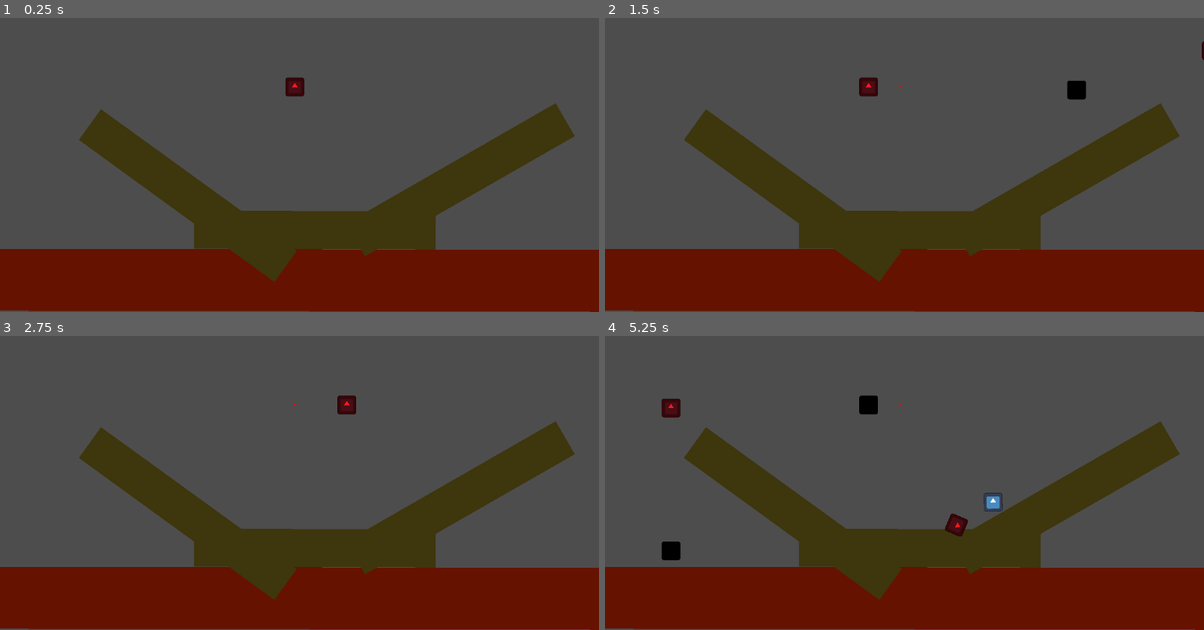
Above: before the commit, frames 1-4 (two rows, left to right).
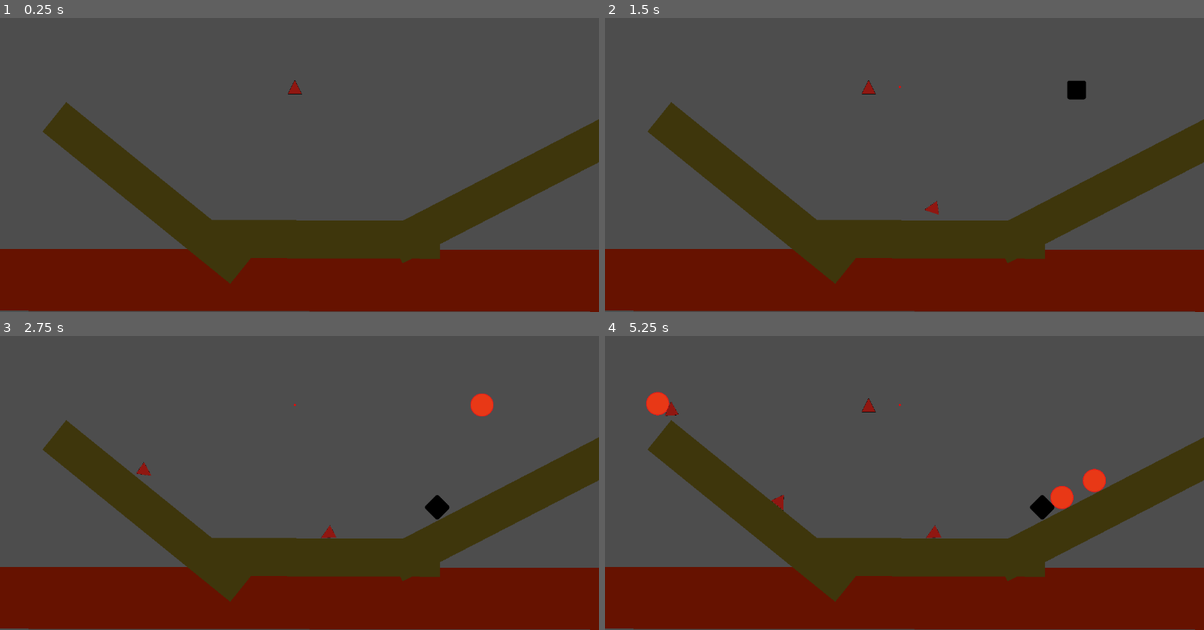
Above: after the commit, the same moments.

Repository: CodyI20/stacking-boxes
Game: Godot game, scene res://Scenes/game.tscn
Same seed, same stepped clock (60 frames per second), same inputs: the game is played once before the commit and once after it. The project has no main scene, so this scene is started directly. The engine's default icon, where the game draws it, is replaced by a stand-in: a white triangle on a blue panel in a dark square.
Inputs:
- Up to frame 1 (0.25 s): no input
- Up to frame 2 (1.5 s): tap Enter at 0.5 s; hold D (Right) 0.53-1.28 s; tap Space (Space) at 0.6, 1.35 s; hold A (Left) from 1.28 s (still down)
- Up to frame 3 (2.75 s): release A (Left) at 2.03 s; hold D (Right) from 2.03 s (still down); tap Space (Space) at 2.1 s
- Up to frame 4 (5.25 s): tap Space (Space) every 0.75 s from 2.85 to 5.1 s; release D (Right) at 3.53 s; hold A (Left) from 3.53 s (still down)

The runs differ from the first frame. In frame 1, 14% of the frame differs, in the area x 7-100%, y 20-91%; in frame 2, 14%; in frame 3, 14%; in frame 4, 15%, in the area x 6-100%, y 18-91%.

Commit message:
Updates + Fixes
 - Added new visuals for the stackable objects ( Imported a few .pngs to represent each object's collision accordingly )
 - Improved the stackable object logic by adding checks for when the object enters and leaves a safe area, and a timer until it becomes static
 - Gave the signals related to the stackable objects a parameter (Node2D) with the object that should be affected, so that it won't allow all instances to react to it
 - Changed both the scripts that were calling the signals and the ones that had methods connecting to it accordingly
 - Changed the bounciness of the bouncy material to look and feel more realistic
 - Created a new scene for the table

Diff:
--- a/GDScripts/Global/Events.gd
+++ b/GDScripts/Global/Events.gd
@@ -1,5 +1,6 @@
 extends Node
 
 # STACKABLE OBJECT
-signal object_released
-signal object_hit_safe_ground
+signal object_released(object: Node2D)
+signal object_hit_safe_ground(object: Node2D)
+signal object_left_safe_ground_early(object: Node2D)
--- a/GDScripts/base_stackable_object.gd
+++ b/GDScripts/base_stackable_object.gd
@@ -2,12 +2,21 @@
 
 @export var move_speed := 10.0
 
+var object_released := false
+var object_entered_safe_area := false
+
+var static_turn_time := 0.3
+var timer := 0.0
+
 func _ready() -> void:
 	freeze = true
-	Events.object_hit_safe_ground.connect(object_hit_safe_ground)
+	Events.object_hit_safe_ground.connect(on_object_hit_safe_ground_deferred)
+	Events.object_released.connect(on_object_released)
+	Events.object_left_safe_ground_early.connect(on_object_left_safe_ground)
 
+#region RELEASE LOGIC
 func pre_release_process() -> void:
-	if freeze == false:
+	if object_released == true:
 		return
 	var direction := Input.get_axis("Left","Right")
 	global_position.x += move_speed * direction
@@ -17,17 +26,48 @@
 
 func try_release_process() -> void:
 	if Input.is_action_just_pressed("Space"):
-		Events.object_released.emit()
+		Events.object_released.emit(self)
 		freeze = false
 
 		# Reset the velocity to make sure the object doesn't fly off due to any previous movement while frozen
 		linear_velocity = Vector2.ZERO
 
-func object_hit_safe_ground() -> void:
-		print_debug("HIT SAFE GROUND AND VELOCITY IS VERY LITTLE ... FREEZING")
+func on_object_released(object: Node2D) -> void:
+	if object != self:
+		return
+	object_released = true
+#endregion
+#region SAFE GROUND CHECK LOGIC
+func on_object_hit_safe_ground_deferred(object: Node2D) -> void:
+	call_deferred("object_hit_safe_ground", object)
+
+func object_hit_safe_ground(object: Node2D) -> void:
+	if object != self:
+		return
+	object_entered_safe_area = true
+
+func on_object_left_safe_ground(object: Node2D) -> void:
+	if object != self:
+		return
+	object_entered_safe_area = false
+#endregion
+#region TURN STATIC LOGIC
+func make_static() -> void:
+	freeze = true
+
+func freeze_object_process(delta: float) -> void:
+	if object_entered_safe_area == true:
+		timer += delta
+	else:
+		timer = 0.0
+	if timer >= static_turn_time and linear_velocity < Vector2(0.001, 0.001) and angular_velocity < 0.001:
+		make_static()
+#endregion
 
 func _process(delta: float) -> void:
 	try_release_process()
+	freeze_object_process(delta)
+
 
 func _physics_process(delta: float) -> void:
 	pre_release_process()
--- a/GDScripts/stackable_object_spawner.gd
+++ b/GDScripts/stackable_object_spawner.gd
@@ -35,7 +35,7 @@
 	# Add it as child to the Node this script is attached to
 	add_child(scene_instance)
 
-func on_object_released() -> void:
+func on_object_released(object: Node2D) -> void:
 	# Allow spawn
 	can_spawn = true
 
--- a/GDScripts/table.gd
+++ b/GDScripts/table.gd
@@ -4,4 +4,8 @@
 
 # Won't check for the layer the body is in since the Area2D has a mask for that layer only already
 func _on_area_2d_body_entered(body: Node2D) -> void:
-	Events.object_hit_safe_ground.emit()
+	Events.object_hit_safe_ground.emit(body)
+
+
+func _on_area_2d_body_exited(body: Node2D) -> void:
+	Events.object_left_safe_ground_early.emit(body)
--- a/Resources/PhysicsMaterials/bouncy_material.tres
+++ b/Resources/PhysicsMaterials/bouncy_material.tres
@@ -2,4 +2,4 @@
 
 [resource]
 friction = 0.7
-bounce = 0.5
+bounce = 0.15
--- a/Scenes/Inherited/StackableObject/Base/base_stackable_object.tscn
+++ b/Scenes/Inherited/StackableObject/Base/base_stackable_object.tscn
@@ -2,21 +2,20 @@
 
 [ext_resource type="PhysicsMaterial" uid="uid://cmt6cvr6etpd0" path="res://Resources/PhysicsMaterials/bouncy_material.tres" id="1_03fib"]
 [ext_resource type="Script" path="res://GDScripts/base_stackable_object.gd" id="2_4ujyi"]
-[ext_resource type="Texture2D" uid="uid://d3qpf0cd85116" path="res://Art/icon.svg" id="2_op177"]
+[ext_resource type="Texture2D" uid="uid://c5v6gd5t6byys" path="res://Art/Red_Circle(small).svg.png" id="3_r8tn4"]
 
 [sub_resource type="CircleShape2D" id="CircleShape2D_rucqf"]
-radius = 25.0
+radius = 22.0
 
 [node name="BaseStackableObject" type="RigidBody2D"]
 collision_layer = 2
 collision_mask = 3
 physics_material_override = ExtResource("1_03fib")
-freeze_mode = 1
 script = ExtResource("2_4ujyi")
 
 [node name="Icon" type="Sprite2D" parent="."]
-scale = Vector2(0.28125, 0.28125)
-texture = ExtResource("2_op177")
+scale = Vector2(0.043457, 0.043457)
+texture = ExtResource("3_r8tn4")
 
 [node name="CollisionShape2D" type="CollisionShape2D" parent="."]
 shape = SubResource("CircleShape2D_rucqf")
--- a/Scenes/Inherited/StackableObject/square_stackable_object.tscn
+++ b/Scenes/Inherited/StackableObject/square_stackable_object.tscn
@@ -1,6 +1,7 @@
-[gd_scene load_steps=3 format=3 uid="uid://dksuxerf2dxlo"]
+[gd_scene load_steps=4 format=3 uid="uid://dksuxerf2dxlo"]
 
 [ext_resource type="PackedScene" uid="uid://dbo7mjohyjxd7" path="res://Scenes/Inherited/StackableObject/Base/base_stackable_object.tscn" id="1_m84s1"]
+[ext_resource type="Texture2D" uid="uid://d3qpf0cd85116" path="res://Art/icon.svg" id="2_nxcaf"]
 
 [sub_resource type="RectangleShape2D" id="RectangleShape2D_c7m2b"]
 size = Vector2(36, 36)
@@ -9,6 +10,8 @@
 
 [node name="Icon" parent="." index="0"]
 modulate = Color(0, 0, 0, 1)
+scale = Vector2(0.28125, 0.28125)
+texture = ExtResource("2_nxcaf")
 
 [node name="CollisionShape2D" parent="." index="1"]
 shape = SubResource("RectangleShape2D_c7m2b")
--- a/Scenes/Inherited/StackableObject/triangle_stackable_object.tscn
+++ b/Scenes/Inherited/StackableObject/triangle_stackable_object.tscn
@@ -1,15 +1,18 @@
-[gd_scene load_steps=2 format=3 uid="uid://cgou0t5ipd28r"]
+[gd_scene load_steps=3 format=3 uid="uid://cgou0t5ipd28r"]
 
 [ext_resource type="PackedScene" uid="uid://dbo7mjohyjxd7" path="res://Scenes/Inherited/StackableObject/Base/base_stackable_object.tscn" id="1_nyalq"]
+[ext_resource type="Texture2D" uid="uid://bdaj8vaaw2ynf" path="res://Art/Basic_triangle.svg.png" id="2_r6f38"]
 
 [node name="TriangleStackableObject" instance=ExtResource("1_nyalq")]
 
 [node name="Icon" parent="." index="0"]
 modulate = Color(1, 0.0984113, 0.117599, 1)
+scale = Vector2(0.0266113, 0.0266113)
+texture = ExtResource("2_r6f38")
 
 [node name="CollisionPolygon2D" type="CollisionPolygon2D" parent="." index="1"]
 position = Vector2(7, -1)
-polygon = PackedVector2Array(-7, -16, -20, 17, 7, 17)
+polygon = PackedVector2Array(-7, -12, -21, 14, 6, 14)
 
 [node name="CollisionShape2D" parent="." index="2"]
 visible = false
--- a/Scenes/game.tscn
+++ b/Scenes/game.tscn
@@ -1,14 +1,11 @@
-[gd_scene load_steps=6 format=3 uid="uid://c1ghchp5wgott"]
+[gd_scene load_steps=5 format=3 uid="uid://c1ghchp5wgott"]
 
 [ext_resource type="Script" path="res://GDScripts/floor.gd" id="1_lypt3"]
-[ext_resource type="Script" path="res://GDScripts/table.gd" id="2_vv4kw"]
+[ext_resource type="PackedScene" uid="uid://b2u382a5oyxvh" path="res://Scenes/table.tscn" id="2_rpkw3"]
 [ext_resource type="Script" path="res://GDScripts/stackable_object_spawner.gd" id="3_gklty"]
 
 [sub_resource type="RectangleShape2D" id="RectangleShape2D_cay3g"]
 size = Vector2(1611, 138)
-
-[sub_resource type="RectangleShape2D" id="RectangleShape2D_7myd1"]
-size = Vector2(1547.52, 140.428)
 
 [node name="Game" type="Node2D"]
 
@@ -27,68 +24,19 @@
 position = Vector2(-3, 7)
 shape = SubResource("RectangleShape2D_cay3g")
 
-[node name="TABLE" type="StaticBody2D" parent="."]
-position = Vector2(412, 143)
-scale = Vector2(0.305004, 0.591049)
-script = ExtResource("2_vv4kw")
+[node name="TABLE" parent="." instance=ExtResource("2_rpkw3")]
+position = Vector2(420, 161)
 
-[node name="CollisionPolygon2D" type="CollisionPolygon2D" parent="TABLE"]
-position = Vector2(-132.27, 523)
-scale = Vector2(1.33106, 1)
-polygon = PackedVector2Array(1, 1, 1, 125, 1151, 126, 1151, 1)
+[node name="TABLE2" parent="." instance=ExtResource("2_rpkw3")]
+position = Vector2(352, 27)
+rotation = 0.677606
 
-[node name="Polygon2D" type="Polygon2D" parent="TABLE/CollisionPolygon2D"]
-position = Vector2(578.862, 54)
-scale = Vector2(1.38603, 1.02675)
-color = Color(0.246395, 0.212115, 0.0493611, 1)
-offset = Vector2(-580.376, -50.1272)
-polygon = PackedVector2Array(165.362, -1, 165.362, 119, 991.645, 122, 991.645, 1)
-
-[node name="Area2D" type="Area2D" parent="TABLE"]
-position = Vector2(626.221, 588.784)
-collision_mask = 2
-
-[node name="CollisionShape2D" type="CollisionShape2D" parent="TABLE/Area2D"]
-position = Vector2(0, -5.92181)
-shape = SubResource("RectangleShape2D_7myd1")
-
-[node name="TABLEPART" type="StaticBody2D" parent="."]
-position = Vector2(544, 190)
-rotation = -0.524239
-scale = Vector2(0.305004, 0.591049)
-
-[node name="CollisionPolygon2D" type="CollisionPolygon2D" parent="TABLEPART"]
-position = Vector2(-132.27, 523)
-scale = Vector2(1.33106, 1)
-polygon = PackedVector2Array(1, 1, 1, 125, 1151, 126, 1151, 1)
-
-[node name="Polygon2D" type="Polygon2D" parent="TABLEPART/CollisionPolygon2D"]
-position = Vector2(578.862, 54)
-scale = Vector2(1.38603, 1.02675)
-color = Color(0.246395, 0.212115, 0.0493611, 1)
-offset = Vector2(-580.376, -50.1272)
-polygon = PackedVector2Array(165.362, -1, 165.362, 119, 991.645, 122, 991.645, 1)
-
-[node name="TABLEPART2" type="StaticBody2D" parent="."]
-position = Vector2(407, 29)
-rotation = 0.624507
-scale = Vector2(0.305004, 0.591049)
-
-[node name="CollisionPolygon2D" type="CollisionPolygon2D" parent="TABLEPART2"]
-position = Vector2(-132.27, 523)
-scale = Vector2(1.33106, 1)
-polygon = PackedVector2Array(1, 1, 1, 125, 1151, 126, 1151, 1)
-
-[node name="Polygon2D" type="Polygon2D" parent="TABLEPART2/CollisionPolygon2D"]
-position = Vector2(578.862, 54)
-scale = Vector2(1.38603, 1.02675)
-color = Color(0.246395, 0.212115, 0.0493611, 1)
-offset = Vector2(-580.376, -50.1272)
-polygon = PackedVector2Array(165.362, -1, 165.362, 119, 991.645, 122, 991.645, 1)
+[node name="TABLE3" parent="." instance=ExtResource("2_rpkw3")]
+position = Vector2(632, 197)
+rotation = -0.48015
 
 [node name="StackableObjectSpawner" type="Node2D" parent="."]
 position = Vector2(567, 215)
 script = ExtResource("3_gklty")
 
 [connection signal="body_entered" from="FLOOR" to="FLOOR" method="_on_body_entered"]
-[connection signal="body_entered" from="TABLE/Area2D" to="TABLE" method="_on_area_2d_body_entered"]
--- /dev/null
+++ b/Scenes/table.tscn
@@ -0,0 +1,35 @@
+[gd_scene load_steps=4 format=3 uid="uid://b2u382a5oyxvh"]
+
+[ext_resource type="PhysicsMaterial" uid="uid://cmt6cvr6etpd0" path="res://Resources/PhysicsMaterials/bouncy_material.tres" id="1_q5g0a"]
+[ext_resource type="Script" path="res://GDScripts/table.gd" id="2_mbjby"]
+
+[sub_resource type="RectangleShape2D" id="RectangleShape2D_7myd1"]
+size = Vector2(1547.52, 140.428)
+
+[node name="TABLE" type="StaticBody2D"]
+scale = Vector2(0.305004, 0.591049)
+physics_material_override = ExtResource("1_q5g0a")
+script = ExtResource("2_mbjby")
+
+[node name="CollisionPolygon2D" type="CollisionPolygon2D" parent="."]
+position = Vector2(-132.27, 523)
+scale = Vector2(1.33106, 1)
+polygon = PackedVector2Array(1, 1, 1, 125, 1151, 126, 1151, 1)
+
+[node name="Polygon2D" type="Polygon2D" parent="CollisionPolygon2D"]
+position = Vector2(578.862, 54)
+scale = Vector2(1.38603, 1.02675)
+color = Color(0.246395, 0.212115, 0.0493611, 1)
+offset = Vector2(-580.376, -50.1272)
+polygon = PackedVector2Array(165.362, -1, 165.362, 119, 991.645, 122, 991.645, 1)
+
+[node name="Area2D" type="Area2D" parent="."]
+position = Vector2(626.221, 588.784)
+collision_mask = 2
+
+[node name="CollisionShape2D" type="CollisionShape2D" parent="Area2D"]
+position = Vector2(0, -5.92181)
+shape = SubResource("RectangleShape2D_7myd1")
+
+[connection signal="body_entered" from="Area2D" to="." method="_on_area_2d_body_entered"]
+[connection signal="body_exited" from="Area2D" to="." method="_on_area_2d_body_exited"]
Binary file added: Art/Basic_triangle.svg.png
Not shown, added: Art/Basic_triangle.svg.png.import
Binary file added: Art/Red_Circle(small).svg.png
Not shown, added: Art/Red_Circle(small).svg.png.import
